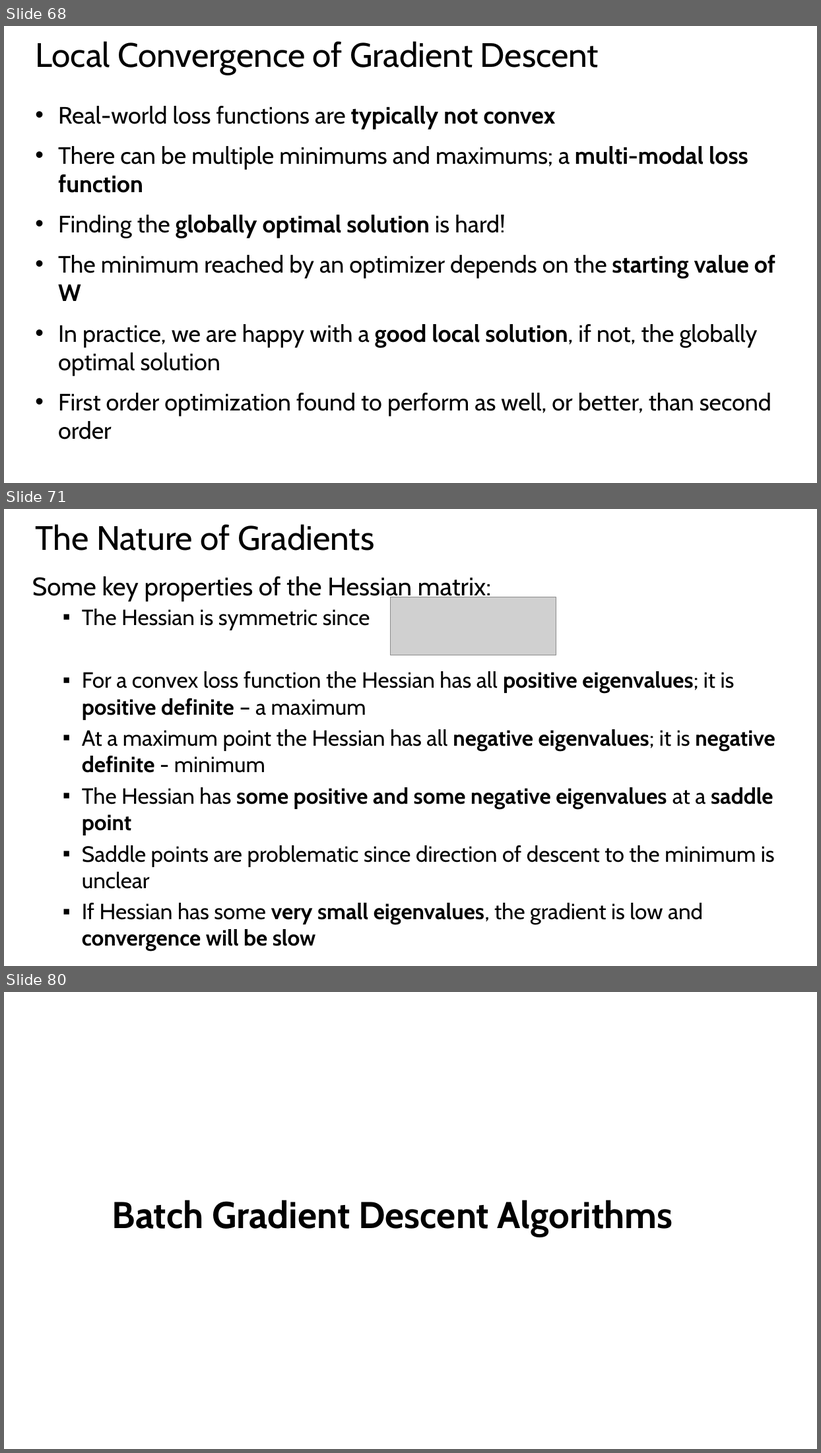
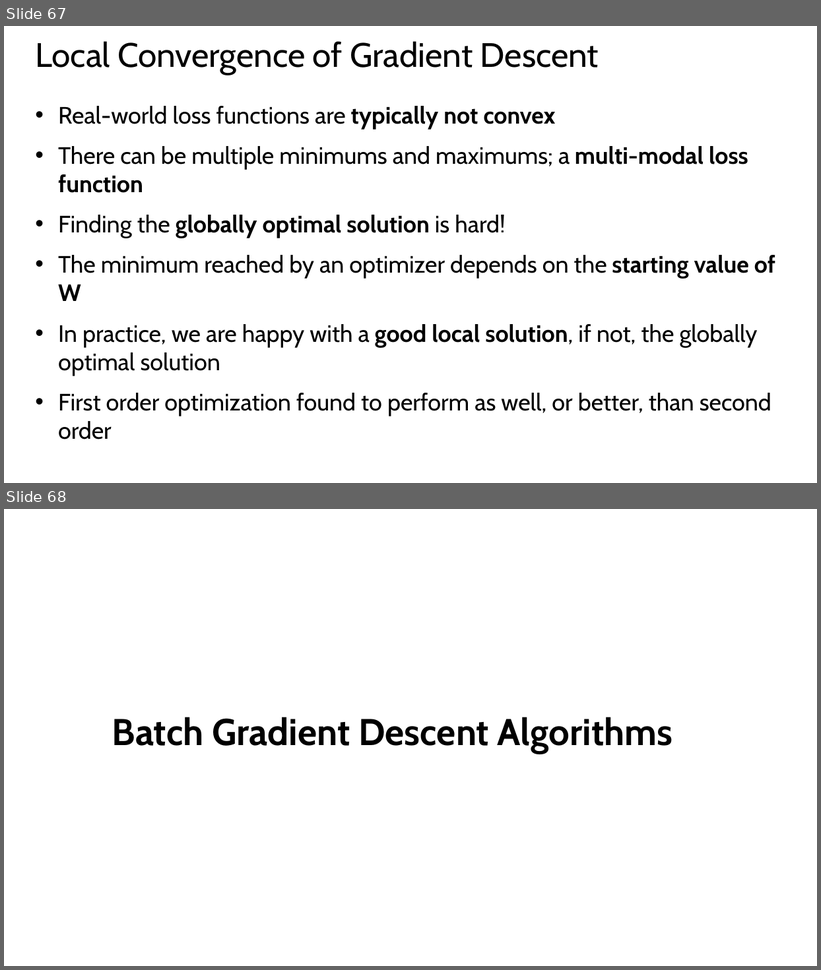
Before and after one commit to StephenElston/CSCI-E25, a slide deck: SuplementaryMaterial/RegularizatioinAndOptimization.pptx. Shown one above the other, each under a label of ours: slides 68, 71 and 80 before the commit, slides 67 and 68 after it; the slides between them are not shown. The pictures are 821x1453 and 821x970 pixels, drawn with LibreOffice and Linux fonts; fonts in the diff are those of the drawing; grey boxes stand for pictures. Boxes give left, top, right and bottom in pixels: in the first picture for what was removed or moved away, otherwise in the second. Text is boxed around its words. In the diff, an @@ line names an element or a change of style, - is before the commit and + after.

```diff
--- a/SuplementaryMaterial/RegularizatioinAndOptimization.pptx
+++ b/SuplementaryMaterial/RegularizatioinAndOptimization.pptx
@@ slide 71 removed at [4,509,817,966], background #FFFFFF @@
@@ title removed at [36,524,374,551] @@
-The Nature of Gradients
@@ text removed at [32,576,776,952] @@
-Some key properties of the Hessian matrix:
-  ▪ The Hessian is symmetric since
-  ▪ For a convex loss function the Hessian has all positive eigenvalues; it is positive definite – a maximum
-  ▪ At a maximum point the Hessian has all negative eigenvalues; it is negative definite - minimum
-  ▪ The Hessian has some positive and some negative eigenvalues at a saddle point
-  ▪ Saddle points are problematic since direction of descent to the minimum is unclear
-  ▪ If Hessian has some very small eigenvalues, the gradient is low and convergence will be slow
@@ picture removed at [390,597,556,656] @@
@@ what was slide 68 is now slide 67 @@
@@ what was slide 80 is now slide 68 @@
```
Also in this commit, not shown: 4 slides changed, 11 other slides removed.
